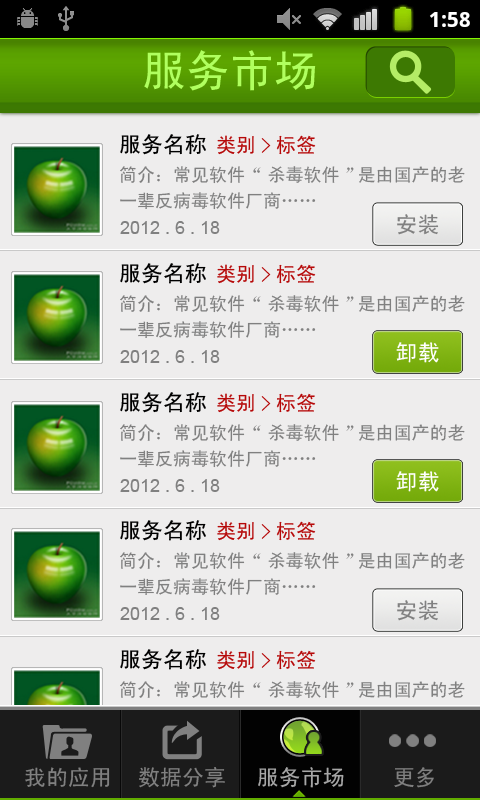
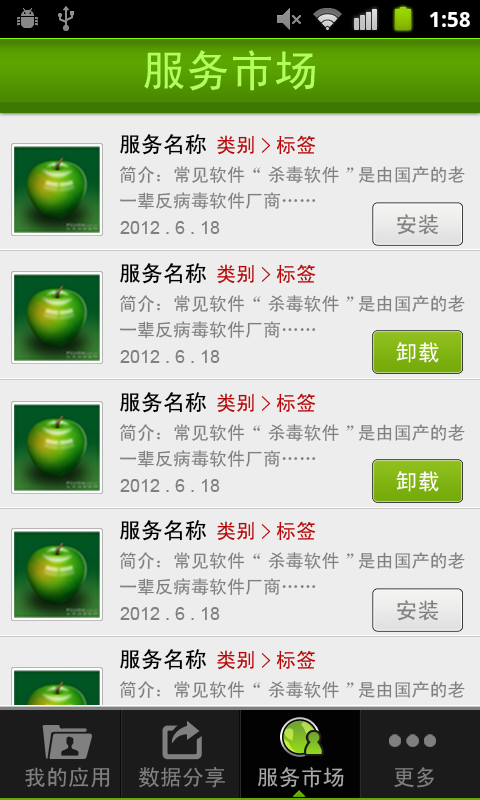
Two versions of the same layered image (480x800). Layer-by-layer changes:
removed layer "图层 86" over (389, 50, 432, 94)
removed layer "形状 1 副本" over (366, 47, 455, 97)
removed layer "图层 60 副本" over (365, 46, 454, 96)
removed layer "图层 59 副本" over (366, 48, 455, 98)
